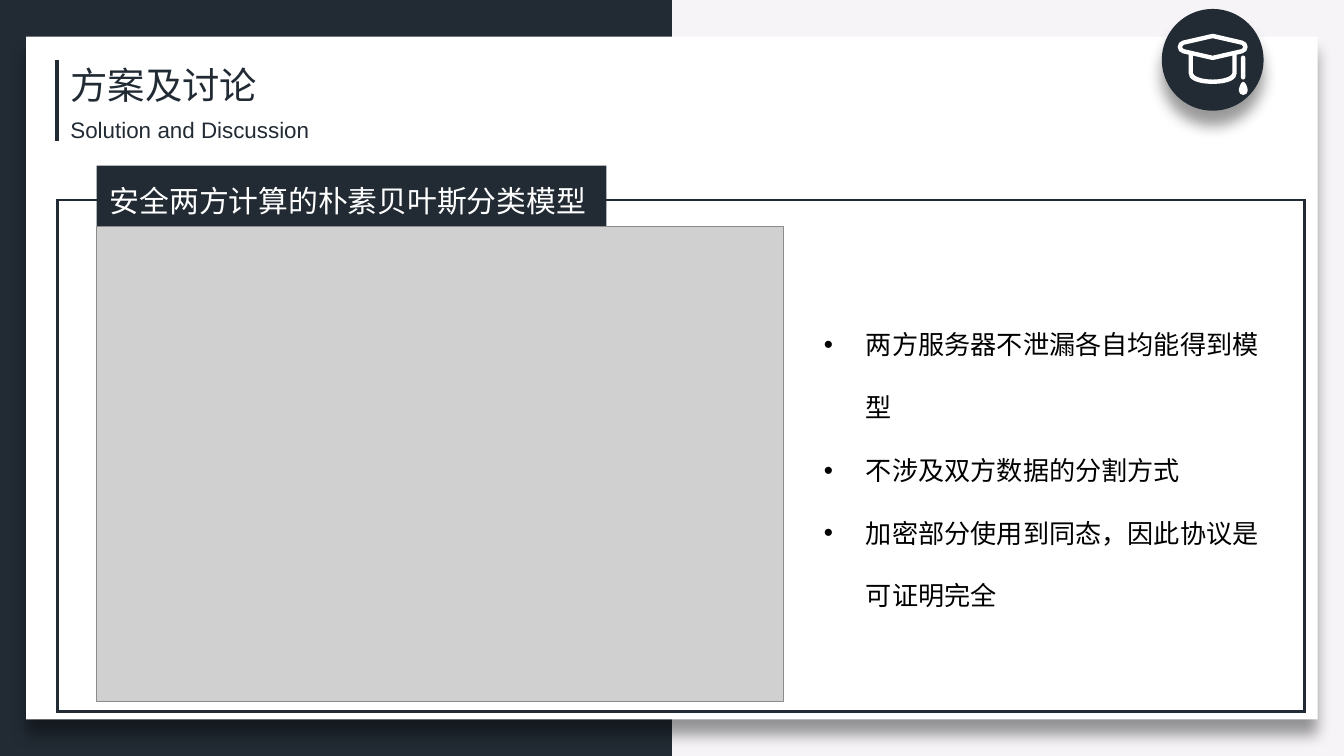
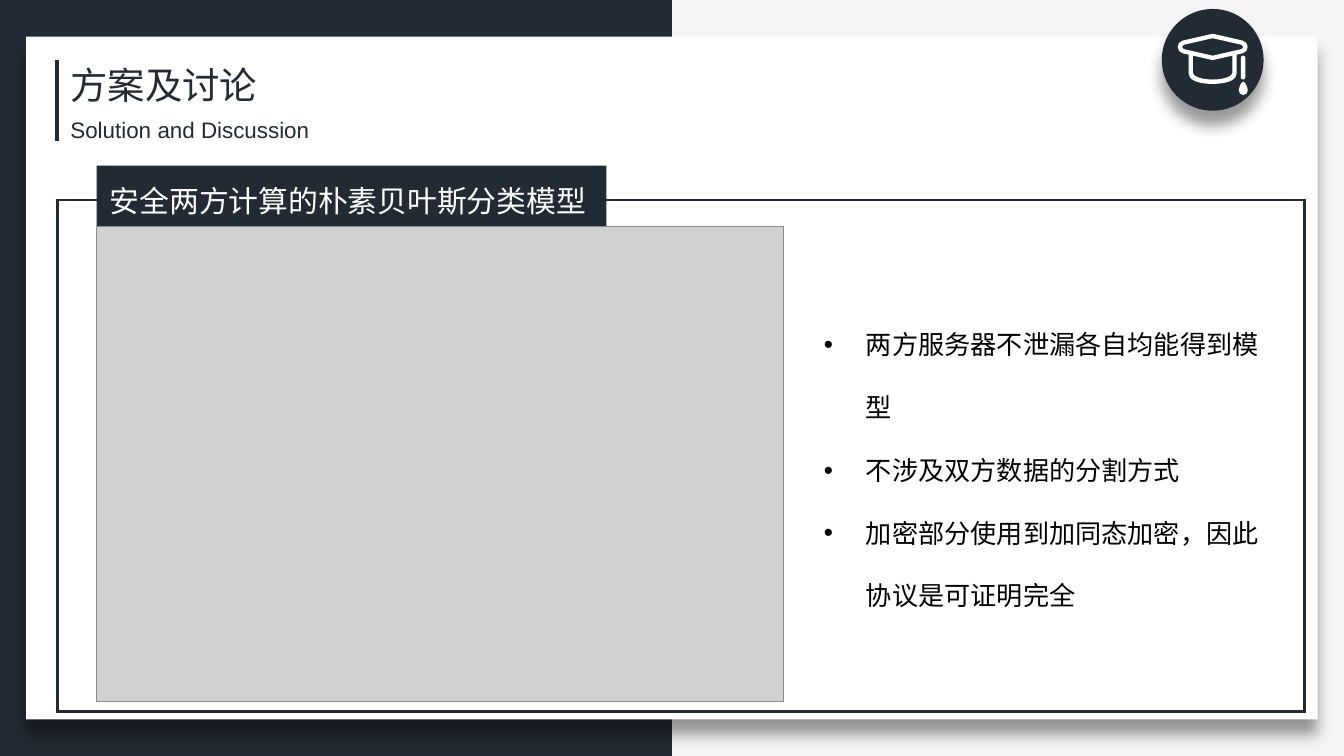
Before and after one commit to zeemeil/zeemeil.github.io, a slide deck: slide 14 of files/doctoral_dissertation_proposal.pptx. Drawn at 1344x756 pixels with LibreOffice and Linux fonts; fonts in the diff are those of the drawing; grey boxes stand for pictures. Boxes give left, top, right and bottom in pixels: in the first picture for what was removed or moved away, otherwise in the second. Text is boxed around its words. In the diff, an @@ line names an element or a change of style, - is before the commit and + after.

```diff
--- a/files/doctoral_dissertation_proposal.pptx
+++ b/files/doctoral_dissertation_proposal.pptx
@@ text at [866,521,1259,607]: text changed @@
-• 加密部分使用到同态，因此协议是可证明完全
+• 加密部分使用到加同态加密，因此协议是可证明完全
```
Also in this commit, not shown: 1 other file.
